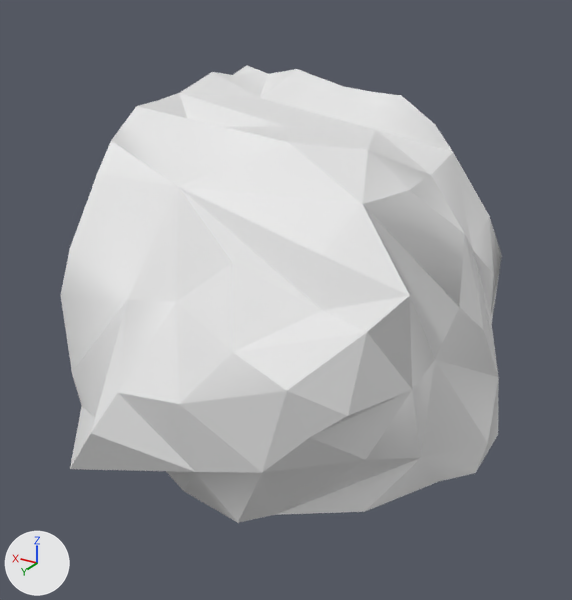
The glTF model Rogue-Robots/Assets/Models/ModularBlocks/CornerRoof1_Col.gltf: old version first, new version second.
One viewpoint serves both versions: a 50 mm camera at (-4.29, 7.68, 6.14) aimed at (0.16, 0.27, 2.44). The axes (+X, +Y, +Z) are drawn at lower left. The lights are the same throughout. Vertices at the same position are counted once.

The first picture shows 'CornerRoof1_Col'.
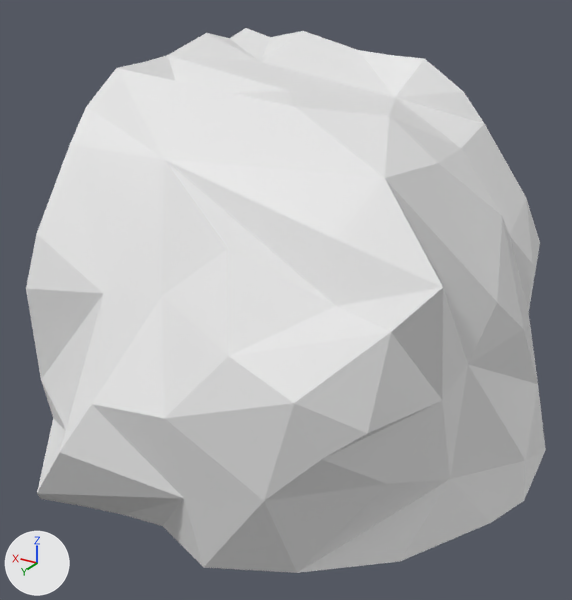
Pixel boxes [x1, y1, x2, y2] of what changed, in the pictures (572 x 600 px):
'CornerRoof1_Col', reshaped (18% wider, 19% taller): before [61, 65, 502, 523]; after [26, 28, 546, 573]
part 1 of me_scene_010, built on: before [70, 93, 453, 515]; after [26, 28, 546, 573]

Diff of the bpy script that builds the scene:
```diff
--- a/Rogue-Robots/Assets/Models/ModularBlocks/CornerRoof1_Col.gltf.py
+++ b/Rogue-Robots/Assets/Models/ModularBlocks/CornerRoof1_Col.gltf.py
@@ me_scene_010 @@
 # used by ob_cornerroof1_col; location = (0.0, 0.0, 0.0)
-me_scene_010.from_pydata(...)  # 75 vertices, 113 faces; spans x -2.02..2.5, y -2.5..2.26, z 0.0..4.7
+me_scene_010.from_pydata(...)  # 150 vertices, 296 faces; spans x -2.66..2.54, y -2.65..2.8, z -0.06..5.22
+# me_scene_010 part 1
+# 10 faces are deleted
+# 75 vertices are added at x -2.66..2.54, y -2.65..2.8, z -0.06..5.22
+# 193 new faces join them
```
